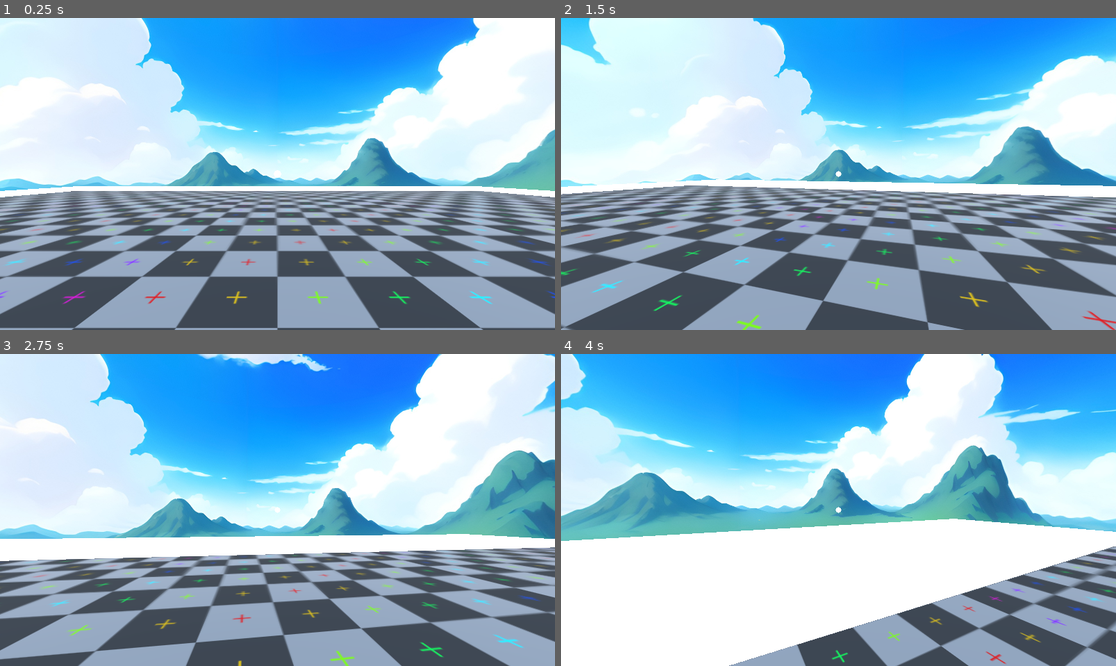
Above: before the commit, frames 1-4 (two rows, left to right).
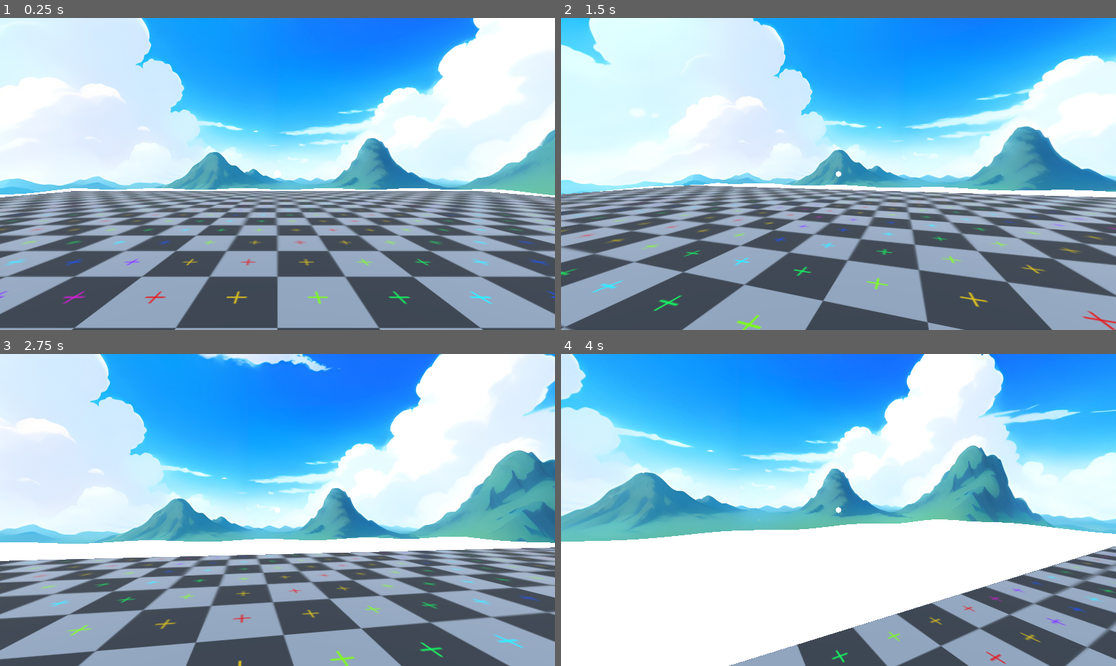
Above: after the commit, the same moments.

Repository: dairycultist/New-Hand-in-Mootown
Game: Godot game, scene res://world.tscn
Two runs of this game, one before a commit and one after it. Both use one fixed random seed, a clock stepped at 60 frames per second and the inputs below.
Inputs (mouse positions are in pixels of both pictures, inside the frame that each line leads up to):
- Up to frame 1 (0.25 s): no input
- Up to frame 2 (1.5 s): tap Enter (ui_accept) at 0.5, 0.77 s; move the mouse to (866, 174) at 0.52 s; hold E (interact) 0.53-1.28 s; hold W (walk_up) from 0.53 s (still down); move the mouse to (810, 174) at 1.27 s; tap E (interact) at 1.35 s
- Up to frame 3 (2.75 s): keep holding W (walk_up); tap Enter (ui_accept) at 1.52 s; move the mouse to (288, 503) at 2.02 s; hold E (interact) from 2.03 s (still down)
- Up to frame 4 (4 s): keep holding W (walk_up); move the mouse to (832, 516) at 2.77 s; release E (interact) at 2.78 s; tap E (interact) at 2.85 s; tap Enter (ui_accept) at 3.02, 3.77 s; move the mouse to (877, 513) at 3.52 s; hold E (interact) from 3.53 s (still down)

The runs differ from the first frame. In frame 1, 0.9% of the frame differs, in the area x 0-100%, y 53-57%; in frame 2, 1.5%, in the area x 0-100%, y 51-57%; in frame 3, 1.2%; in frame 4, 0.3%.

Commit message:
Make water prettier

Diff:
--- a/water.gdshader
+++ b/water.gdshader
@@ -10,24 +10,22 @@
 
 // https://godotshaders.com/shader/shield-shader-with-intersection-highlight/
 uniform sampler2D depth_texture : source_color, hint_depth_texture;
-uniform float threshold = .2;
 
 void vertex() {
 
-	VERTEX.y += sin(TIME * wobble_speed) * 0.5 + 0.5;
+	VERTEX.y += sin(TIME * wobble_speed + (VERTEX.x + VERTEX.z) * 0.3) * 0.2;
 }
 
 void fragment() {
 
-	vec3 color1 = texture(
+	vec3 color1 = vec3(1,1,1);
+	vec3 color2 = texture(
 		water,
 		vec2(
 			(UV.x + sin(TIME * wobble_speed) * wobble_intensity + TIME * slide_speed) * texture_scale,
 			(UV.y + cos(TIME * wobble_speed * 0.5) * wobble_intensity) * 2.0 * texture_scale
 		)
 	).rgb;
-
-	vec3 color2 = vec3(1,1,1);
 
 	float depth = texture(depth_texture, SCREEN_UV).x;
 	//vec3 ndc = vec3(SCREEN_UV, depth) * 2.0 - 1.0;
@@ -43,5 +41,5 @@
 	object_view.xyz /= object_view.w;
 	float linear_object_depth = -object_view.z;
 
-	ALBEDO = mix(color2, color1, smoothstep(0.0, 4.0, linear_depth - linear_object_depth));
+	ALBEDO = mix(color1, color2, smoothstep(0.0, 4.0, linear_depth - linear_object_depth));
 }
--- a/world.tscn
+++ b/world.tscn
@@ -38,17 +38,18 @@
 
 [sub_resource type="QuadMesh" id="QuadMesh_ioo17"]
 size = Vector2(100, 100)
+subdivide_width = 100
+subdivide_depth = 100
 orientation = 1
 
 [sub_resource type="ShaderMaterial" id="ShaderMaterial_wse8f"]
 render_priority = 0
 shader = ExtResource("6_pkg7o")
-shader_parameter/slide_speed = 0.01
+shader_parameter/slide_speed = 0.003
 shader_parameter/wobble_speed = 1.0
-shader_parameter/wobble_intensity = 0.015
+shader_parameter/wobble_intensity = 0.004
 shader_parameter/texture_scale = 20.0
 shader_parameter/water = ExtResource("7_gbfbk")
-shader_parameter/threshold = 0.5
 
 [node name="World" type="Node3D"]
 
